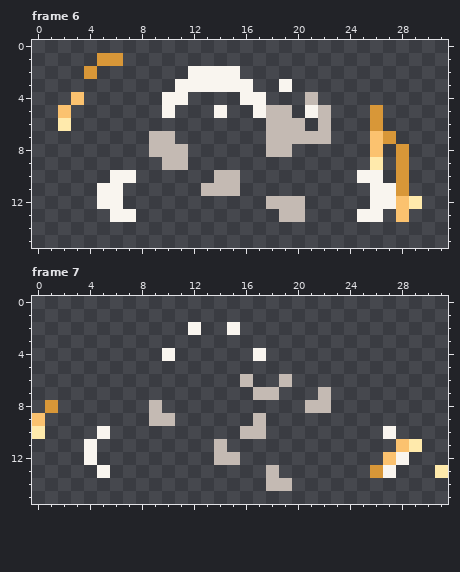
Pixel-art file: assets/effects/explosion_2.aseprite. Above is the file before it was changed.
32x16 pixels, 8 frames. Shown: frame 6, frame 7. The commit also changed other frames, which this record leaves out.
After the commit:
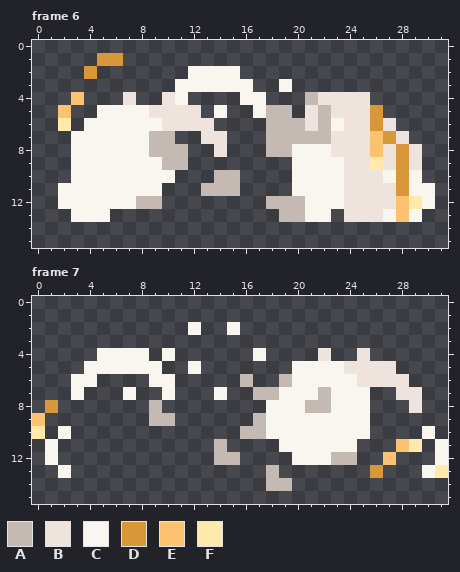
Palette (. is transparent): A #c4bab3  B #eee4dd  C #f9f5ef  D #d89738  E #fbc26f  F #ffeaac
From old to new:
layer "Layer 1 Copy Copy Copy" added
layer "Flattened" added
layer "Flattened Copy" added
layer "Layer 1 Copy Copy" removed
--- frame 6, layers "Layer 3", "Flattened Copy", "Flattened"
@@ x 0..31 @@
  3 ...........CCCCCC..C............
- 4 ...E......CC....CC...A..........
- 5 ..E.......C...C..CAA.CA...D.....
- 6 ..F...............AAA.A...D.....
- 7 .........AA.......AAAAA...ED....
- 8 .........AAA......AA......E.D...
- 9 ..........AA..............F.D...
-10 ......CC......AA.........CC.D...
-11 .....CC......AAA..........CCD...
-12 .....CC...........AAA.....CCEF..
-13 ......CC...........AA....CC.E...
+ 4 ...E...B..BC....CC...ABBBB......
+ 5 ..E..CCCCBBBB.C..CAA.BABBBD.....
+ 6 ..F.CCCCCCBBBB....AAABACBBDB....
+ 7 ...CCCCCCAA..BB...AAAAABBBEDB...
+ 8 ...CCCCCCAAA..B...AACCCBBBEBDB..
+ 9 ...CCCCCCCAA........CCCCBBFBDB..
+10 ...CCCCCCCC...AA....CCCCBBBCDC..
+11 ..CCCCCCCC...AAA....CCCCBBBBDCC.
+12 ..CCCCCCAA........AAACCCBBBBEFC.
+13 ...CCC.............AACC.BBBCEC..
 14 ................................
--- frame 7, layers "Layer 3", "Flattened Copy", "Flattened"
@@ x 0..31 @@
  3 ................................
- 4 ..........C......C..............
- 5 ................................
- 6 ................A..A............
- 7 .................AA...A.........
- 8 .D.......A...........AA.........
- 9 E........AA......A..............
-10 F....C..........AA.........C....
-11 ....C.........A.............EF..
-12 ....C.........AA...........EC...
-13 .....C............A.......DC...F
+ 4 .....CCCC.C......C....B..B......
+ 5 ....CCCCCC..C.......CCCCBBBB....
+ 6 ...CC....CC.....A..ACCCCCBBBB...
+ 7 ...C...C..C...C..AACCCACCC..BB..
+ 8 .D.......A........CCCAACCC...B..
+ 9 E........AA......ACCCCCCCC......
+10 F.C.............AACCCCCCCC....C.
+11 .C............A....CCCCCC...EF.C
+12 .C............AA....CCCAA..E...C
+13 ..C...............A.......D...CF
 14 ..................AA............
